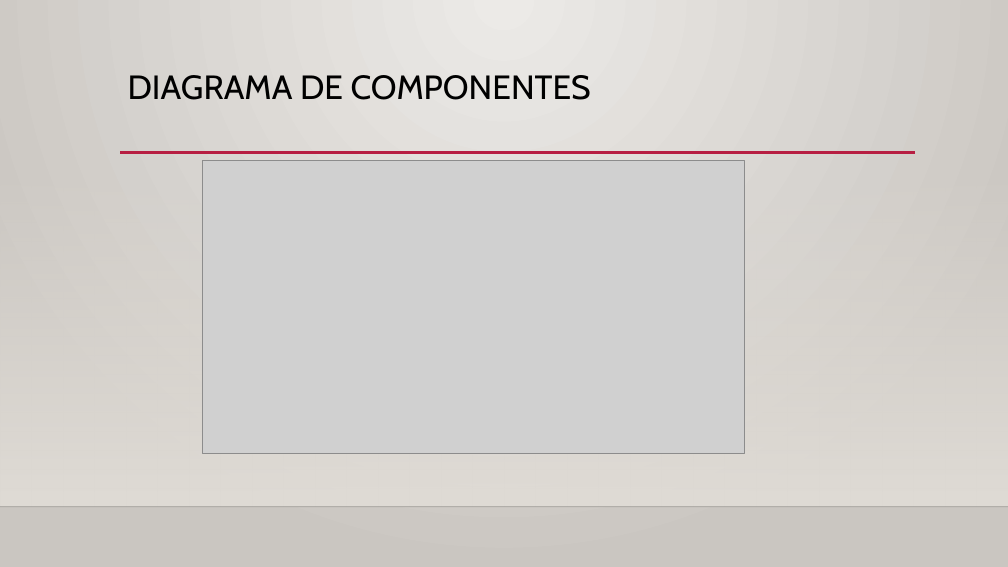
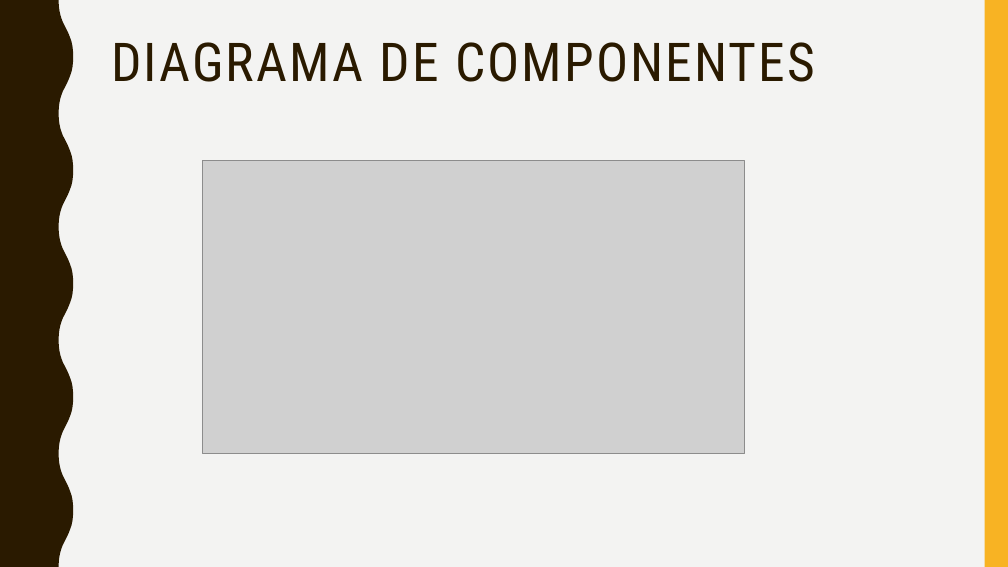
Before and after one commit to dcifuentesR/CaptureTheFlag, a slide deck: slide 4 of arsw.pptx. Drawn at 1008x567 pixels with LibreOffice and Linux fonts; fonts in the diff are those of the drawing; grey boxes stand for pictures; background and template pictures are left out. Boxes give left, top, right and bottom in pixels: in the first picture for what was removed or moved away, otherwise in the second. Text is boxed around its words. In the diff, an @@ line names an element or a change of style, - is before the commit and + after.

```diff
--- a/arsw.pptx
+++ b/arsw.pptx
@@ background gradient #ECEAE7 to #CAC7C1 to #F3F3F2 @@
@@ freeform shape added at (0,0,73,567), fill #2A1A00 @@
@@ rectangle added at (985,0,1008,567), fill #F8B323 @@
@@ title "DIAGRAMA DE COMPONENTES": place and size @@
-title "DIAGRAMA DE COMPONENTES" at (128,75,591,100)
+title "DIAGRAMA DE COMPONENTES" at (111,42,815,82)
@@ title "DIAGRAMA DE COMPONENTES" at (111,42,815,82): size 32 to 51 pt, font Cabin to Roboto Condensed, text colour #000000 to #2A1A00, letter spacing 0 to 2 pt @@
@@ rectangle removed at (0,167,1008,507) @@
@@ line removed from (120, 153) to (915, 153) @@
@@ line removed from (0, 507) to (1008, 507) @@
```
Also in this commit, not shown: 6 other slides changed, 9 slides removed.
